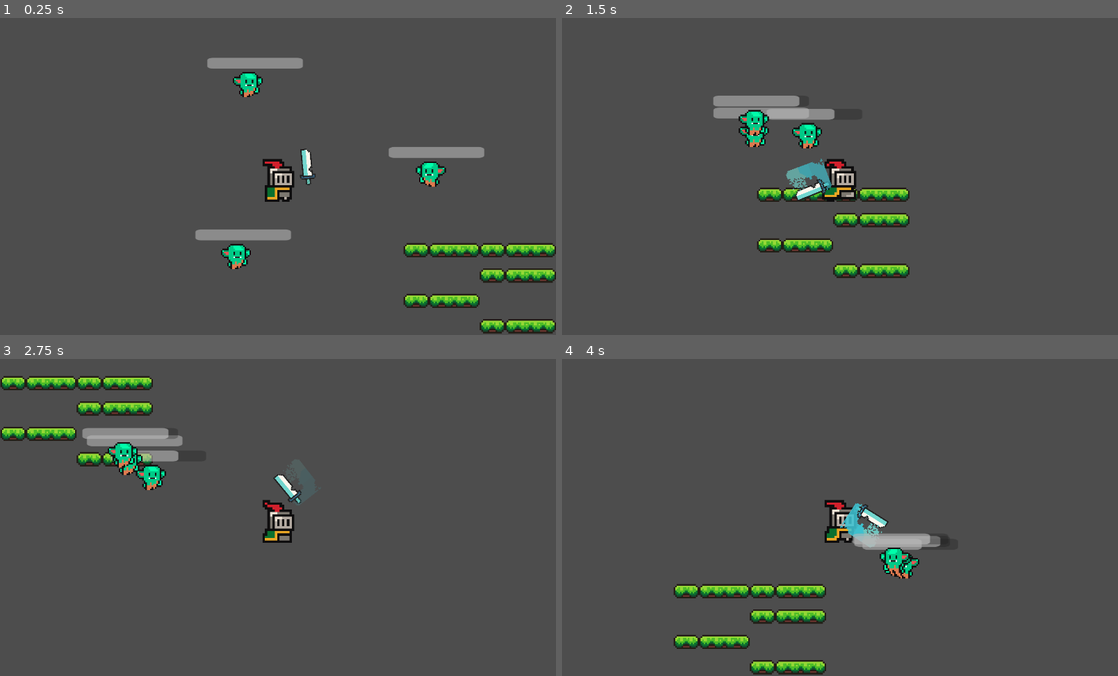
Above: before the commit, frames 1-4 (two rows, left to right).
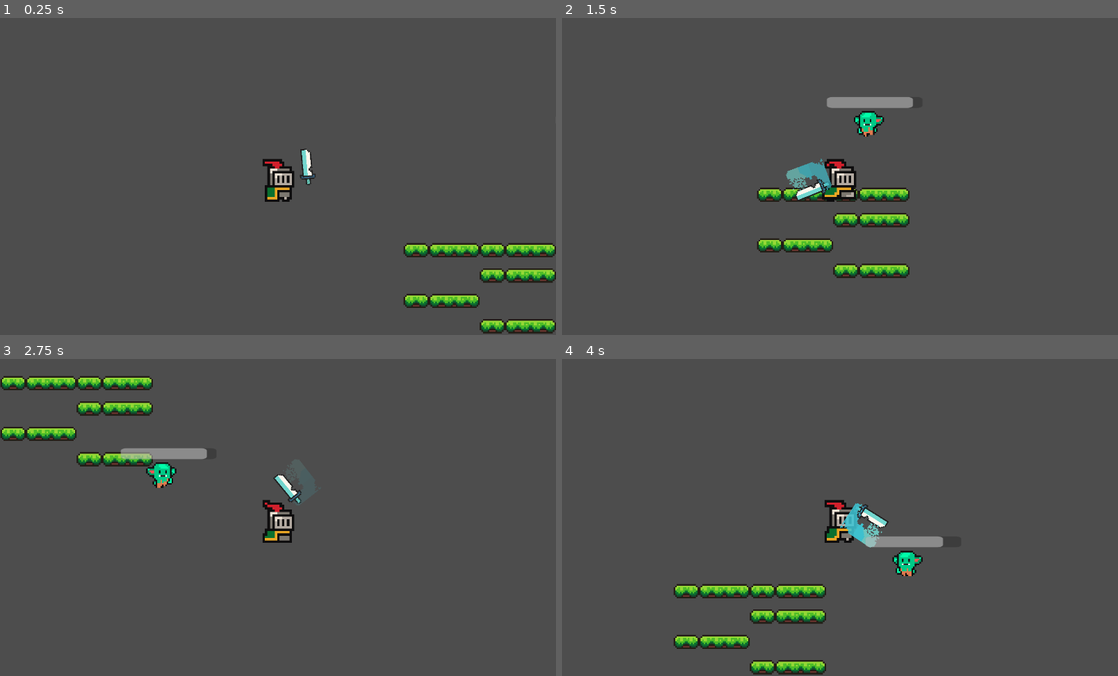
Above: after the commit, the same moments.

Repository: IAmRustee/Secrets-of-Harkanon-The-Silver-Moon-City
Game: Godot game, scene res://Scenes/world.tscn
Same seed, same stepped clock (60 frames per second), same inputs: the game is played once before the commit and once after it.
Inputs (mouse positions are in pixels of both pictures, inside the frame that each line leads up to):
- Up to frame 1 (0.25 s): no input
- Up to frame 2 (1.5 s): move the mouse to (962, 160) at 0.52 s; press the mouse at (962, 160) at 0.53 s; hold D (Move_right) 0.53-1.28 s; move the mouse to (728, 192) at 1.27 s; release the mouse at (728, 192) at 1.28 s; hold S (Move_down) from 1.28 s (still down); click (728, 192) at 1.35 s
- Up to frame 3 (2.75 s): move the mouse to (333, 447) at 2.02 s; release S (Move_down) at 2.03 s; press the mouse at (333, 447) at 2.03 s; hold D (Move_right) from 2.03 s (still down)
- Up to frame 4 (4 s): move the mouse to (812, 580) at 2.77 s; release D (Move_right) at 2.78 s; release the mouse at (812, 580) at 2.78 s; hold W (Move_up) 2.78-3.53 s; click (812, 580) at 2.85 s; move the mouse to (1006, 565) at 3.52 s; press the mouse at (1006, 565) at 3.53 s; hold A (Move_left) from 3.53 s (still down)

The runs differ from the first frame. In frame 1, 2.7% of the frame differs, in the area x 35-88%, y 12-80%; in frame 2, 2.8%, in the area x 27-64%, y 24-42%; in frame 3, 2.1%; in frame 4, 1.1%.

Commit message:
Making enemy Spawner with a limited which is not finish yet

Diff:
--- /dev/null
+++ b/EnemySpawner.gd
@@ -0,0 +1,18 @@
+extends Node2D
+
+@onready var enemy = preload("res://Scenes/Goblins.tscn")
+var enemy_counter
+func _on_timer_timeout() -> void:
+	var  ene = enemy.instantiate()
+	ene.position = position
+	get_parent().get_node("Goblin").add_child(ene)
+
+func spawn_enemy()
+
+if enemy_counter >= 5:
+			pass
+	elif enemy:
+		var enemy_instance = enemy.instantiate()
+		add_child(enemy)
+		enemy_counter += 1
+		print("Enemy spawned! Total: ", enemy_counter)
--- /dev/null
+++ b/Scenes/EnemySpawner.tscn
@@ -0,0 +1,11 @@
+[gd_scene format=3 uid="uid://dfyw2aq1kmgcb"]
+
+[ext_resource type="Script" uid="uid://dlsbrnareiy00" path="res://EnemySpawner.gd" id="1_4b1db"]
+
+[node name="Node2D" type="Node2D" unique_id=658949752]
+script = ExtResource("1_4b1db")
+
+[node name="Timer" type="Timer" parent="." unique_id=39660512]
+autostart = true
+
+[connection signal="timeout" from="Timer" to="." method="_on_timer_timeout"]
--- a/Scenes/world.tscn
+++ b/Scenes/world.tscn
@@ -31,11 +31,5 @@
 [node name="Player" parent="." unique_id=1853977607 instance=ExtResource("2_go701")]
 position = Vector2(-79, -26)
 
-[node name="Goblin" parent="." unique_id=346055443 instance=ExtResource("3_5a7ea")]
-position = Vector2(39, -28)
-
-[node name="Goblin2" parent="." unique_id=1322892465 instance=ExtResource("3_5a7ea")]
-position = Vector2(-117, 45)
-
-[node name="Goblin3" parent="." unique_id=600017076 instance=ExtResource("3_5a7ea")]
-position = Vector2(-106, -106)
+[node name="Goblin" parent="." unique_id=346055443 instance=ExtResource("4_8j60k")]
+position = Vector2(121, -48)
Not shown, added: EnemySpawner.gd.uid
Not shown: 1 places in Scenes/world.tscn that only renumber resources
